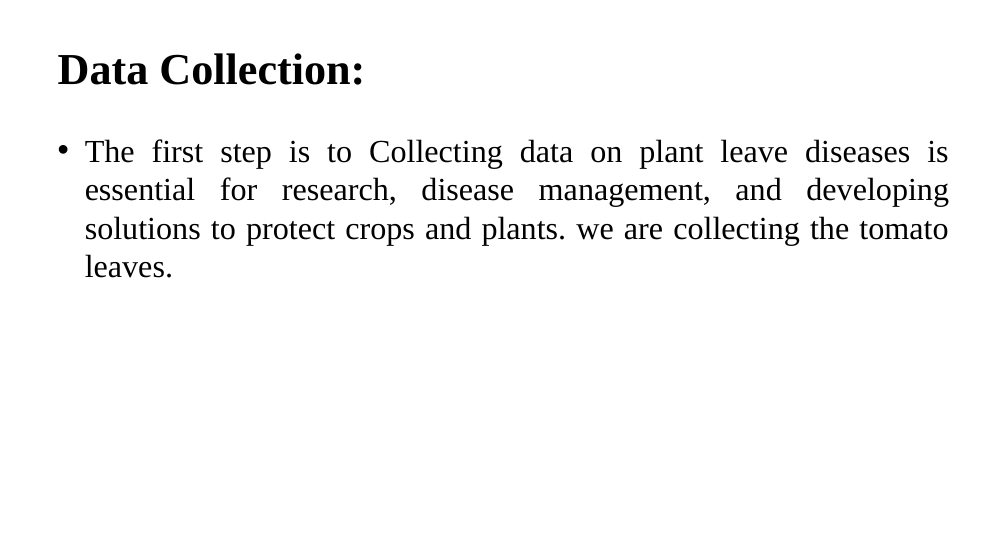
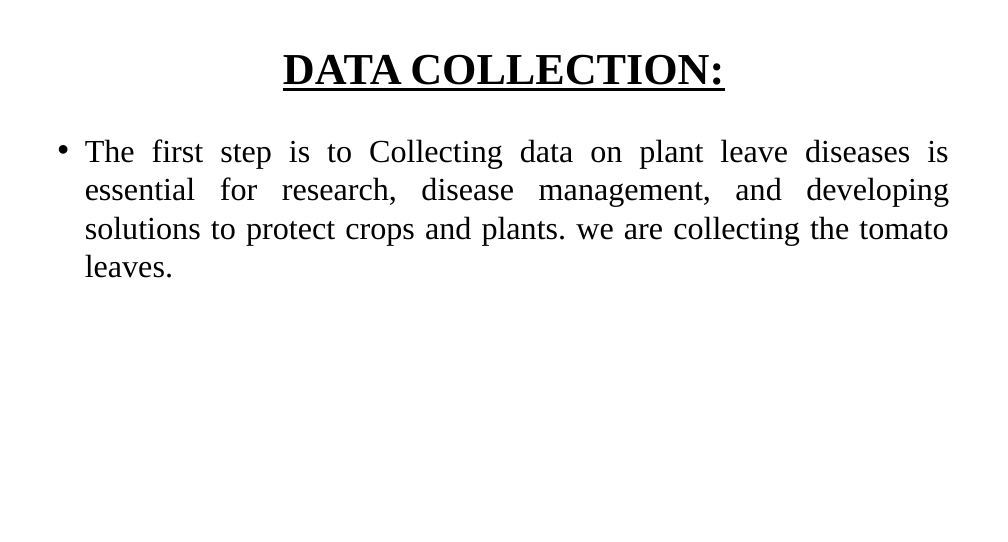
Before and after one commit to kalees64/AI-BASED-LEAF-DISEASE-IDENTIFICATION-AND-CLASSIFICATION-SYSTEM-USING-DEEP-LEARNING, a slide deck: slide 20 of report/Final Ppt-Leaf disease.pptx. Drawn at 1008x542 pixels with LibreOffice and Linux fonts; fonts in the diff are those of the drawing. Boxes give left, top, right and bottom in pixels: in the first picture for what was removed or moved away, otherwise in the second. Text is boxed around its words. In the diff, an @@ line names an element or a change of style, - is before the commit and + after.

```diff
--- a/report/Final Ppt-Leaf disease.pptx
+++ b/report/Final Ppt-Leaf disease.pptx
@@ title at [283,54,724,91]: text changed @@
-Data Collection:
+DATA COLLECTION:
```
Also in this commit, not shown: 32 other slides changed, 6 other files.
